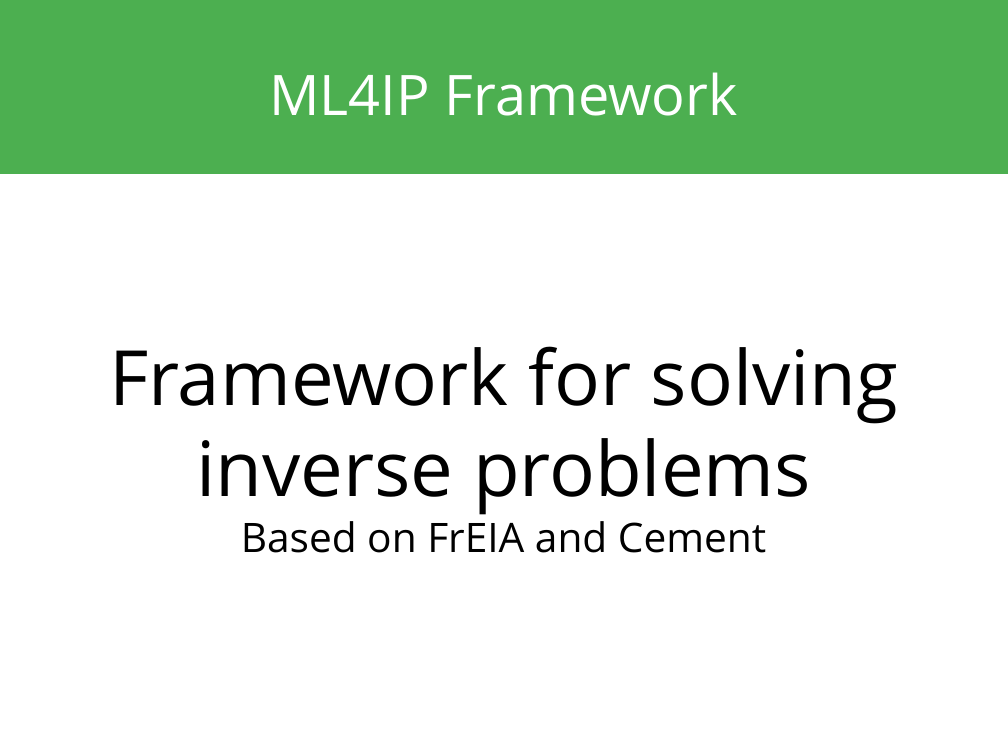
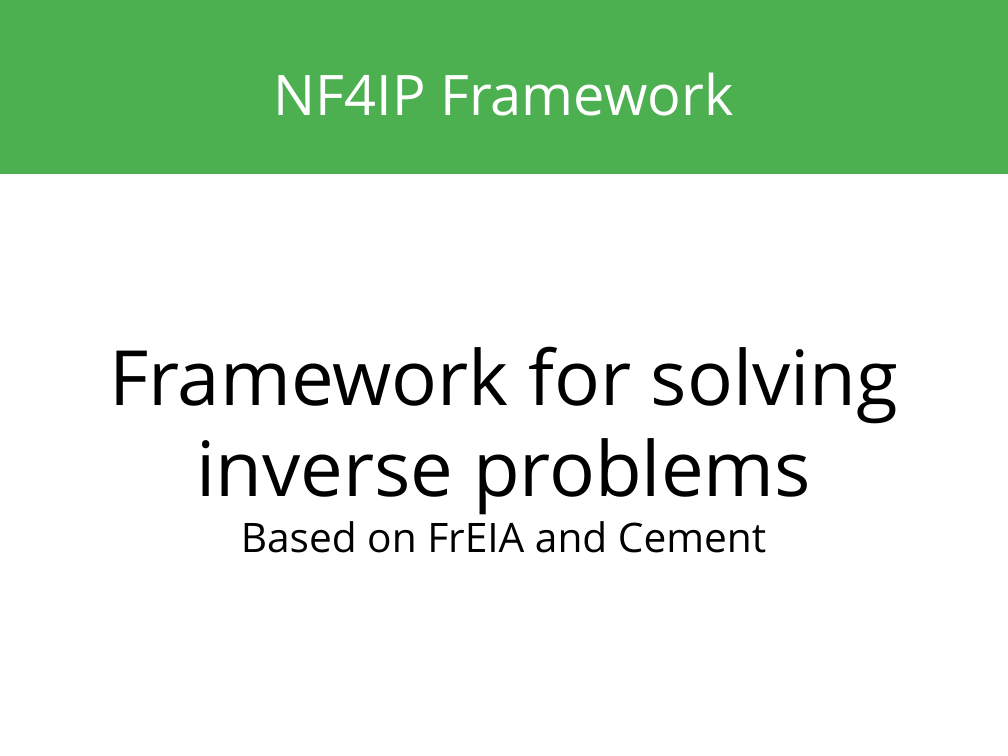
Before and after one commit to Photon-AI-Research/NF4IP, a slide deck: slide 1 of docs/presentation/nf4ip.odp. Drawn at 1008x756 pixels with LibreOffice and Linux fonts; fonts in the diff are those of the drawing. Boxes give left, top, right and bottom in pixels: in the first picture for what was removed or moved away, otherwise in the second. Text is boxed around its words. In the diff, an @@ line names an element or a change of style, - is before the commit and + after.

Commit message:
improved presentation about framework

```diff
--- a/docs/presentation/nf4ip.odp
+++ b/docs/presentation/nf4ip.odp
@@ title at (274, 72, 733, 116): text changed @@
-ML4IP Framework
+NF4IP Framework
```
Also in this commit, not shown: 11 other slides changed, 1 other file.
